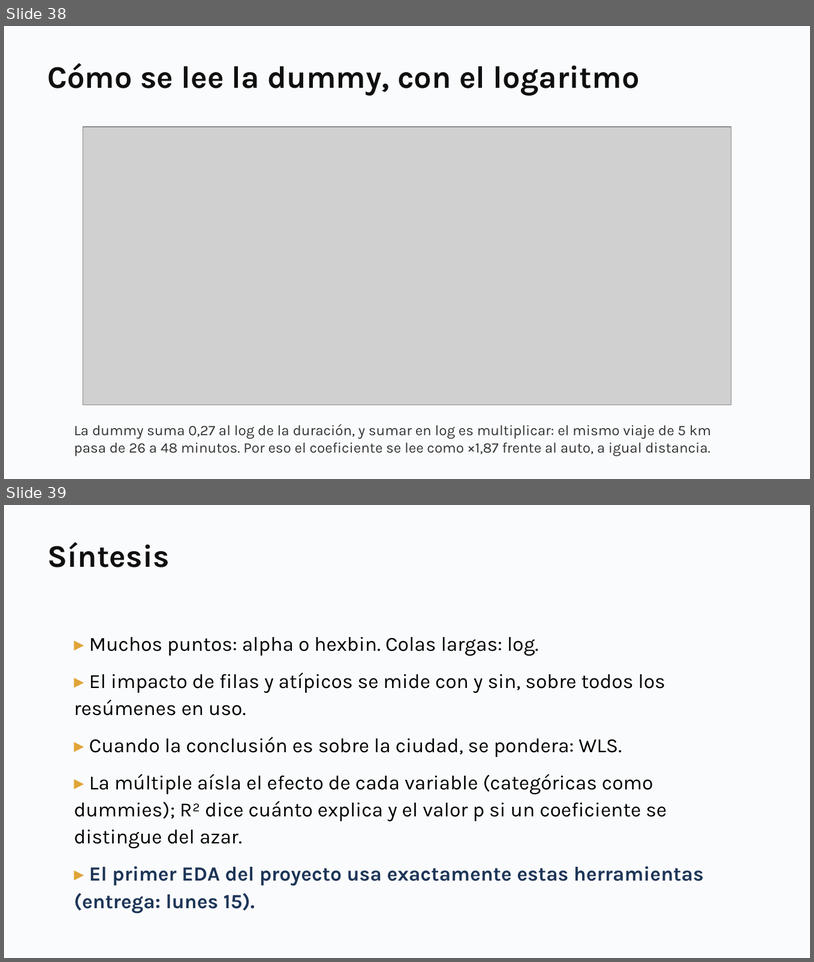
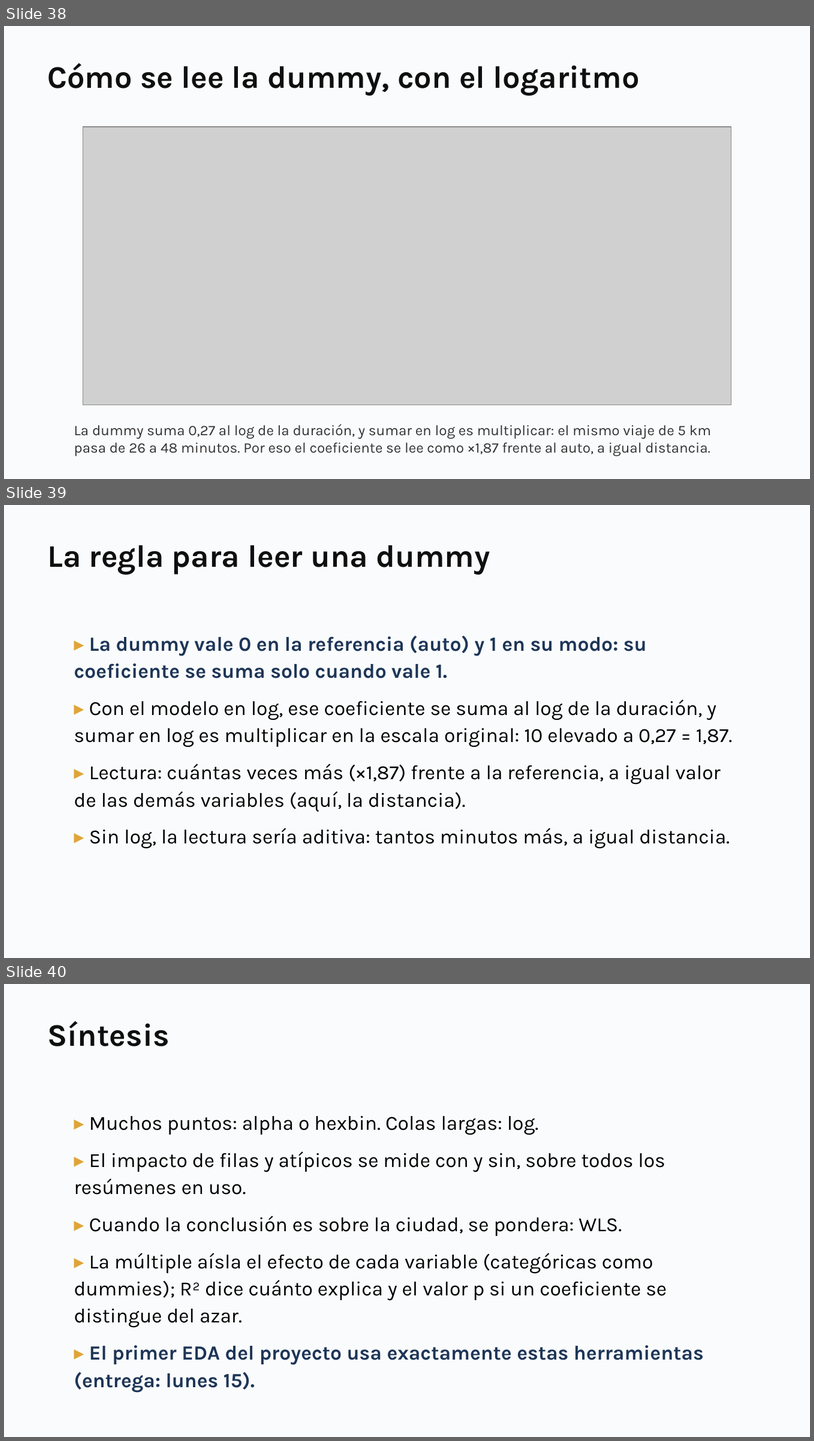
Before and after one commit to daniopitz/diplomado-cdd, a slide deck: presentaciones/clase04_regresion_multiple.pptx. Shown one above the other, each under a label of ours: slides 38 and 39 before the commit, slides 38, 39 and 40 after it. The pictures are 814x962 and 814x1441 pixels, drawn with LibreOffice and Linux fonts; fonts in the diff are those of the drawing; grey boxes stand for pictures. Boxes give left, top, right and bottom in pixels: in the first picture for what was removed or moved away, otherwise in the second. Text is boxed around its words. In the diff, an @@ line names an element or a change of style, - is before the commit and + after.

```diff
--- a/presentaciones/clase04_regresion_multiple.pptx
+++ b/presentaciones/clase04_regresion_multiple.pptx
@@ slide 39 added at [4,505,810,958], background #FFFFFF @@
@@ rectangle added at [4,505,810,958], fill #FAFBFC @@
@@ text added at [47,545,490,574], 28 pt, text #0F0F0F, bold @@
+La regla para leer una dummy
@@ text added at [74,636,732,849], 18 pt, text #000000 @@
+▸ La dummy vale 0 en la referencia (auto) y 1 en su modo: su coeficiente se suma solo cuando vale 1.
+▸ Con el modelo en log, ese coeficiente se suma al log de la duración, y sumar en log es multiplicar en la escala original: 10 elevado a 0,27 = 1,87.
+▸ Lectura: cuántas veces más (×1,87) frente a la referencia, a igual valor de las demás variables (aquí, la distancia).
+▸ Sin log, la lectura sería aditiva: tantos minutos más, a igual distancia.
@@ what was slide 39 is now slide 40 @@
```
Also in this commit, not shown: 1 other file.
